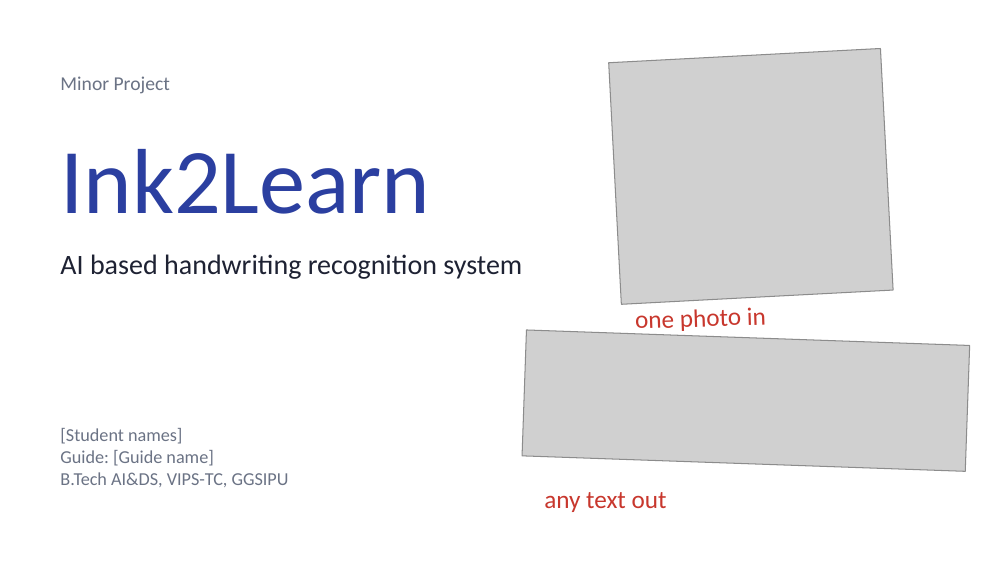
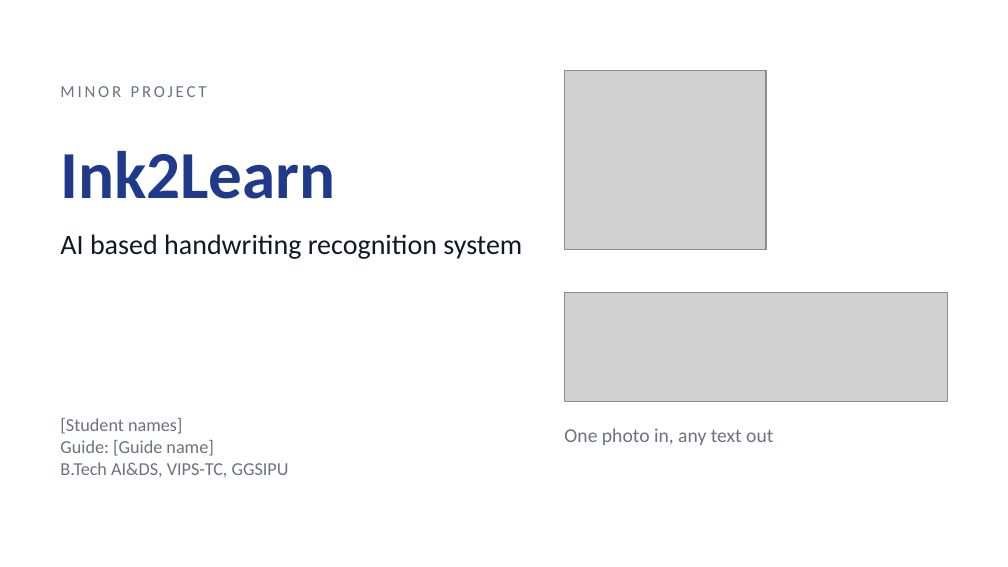
Before and after one commit to choudharyyuvraj/SYNGEN, a slide deck: slide 1 of docs/Ink2Learn_Presentation.pptx. Drawn at 1008x567 pixels with LibreOffice and Linux fonts; fonts in the diff are those of the drawing; grey boxes stand for pictures; background and template pictures are left out. Boxes give left, top, right and bottom in pixels: in the first picture for what was removed or moved away, otherwise in the second. Text is boxed around its words. In the diff, an @@ line names an element or a change of style, - is before the commit and + after.

```diff
--- a/docs/Ink2Learn_Presentation.pptx
+++ b/docs/Ink2Learn_Presentation.pptx
@@ text at <box>60,86,207,97</box>: text changed; size 14 to 12 pt; text colour #6B7385 to #6B7280 @@
-Minor Project
+MINOR PROJECT
@@ picture at <box>564,71,766,250</box>: rotation 357 to 0 degrees @@
@@ text "Ink2Learn" at <box>60,151,335,199</box>: size 66 to 48 pt, text colour #2B3FA0 to #1F3A8A, bold on; vertical alignment middle to top @@
@@ text "AI based handwriting recognition system": place and size @@
-text "AI based handwriting recognition system" at <box>60,254,522,279</box>
+text "AI based handwriting recognition system" at <box>60,234,522,259</box>
@@ text "AI based handwriting recognition system" at <box>60,234,522,259</box>: text colour #1E2233 to #111827 @@
@@ picture at <box>564,292,948,401</box>: rotation 2 to 0 degrees @@
@@ text removed at <box>635,307,766,335</box> @@
-one photo in
@@ text "[Student names]": place and size @@
-text "[Student names]" at <box>60,428,289,487</box>
+text "[Student names]" at <box>60,418,289,477</box>
@@ text "[Student names]" at <box>60,418,289,477</box>: text colour #6B7385 to #6B7280 @@
@@ text at <box>564,428,773,445</box>: text changed; size 18 to 14 pt; text colour #C8372D to #6B7280 @@
-any text out
+One photo in, any text out
@@ text "One photo in, any text ..." at <box>564,428,773,445</box>: vertical alignment middle to top @@
```
Also in this commit, not shown: 7 other slides changed, 1 slide added, 1 slide removed.
